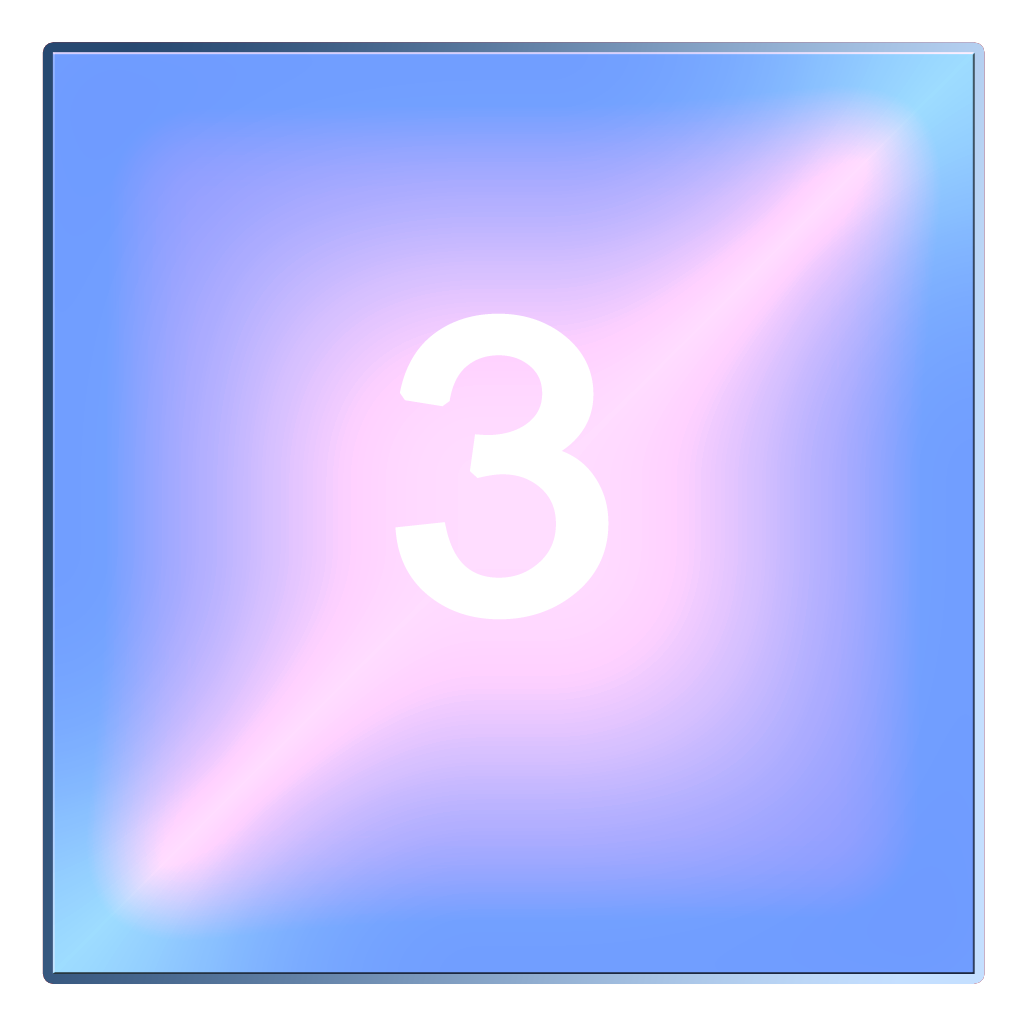
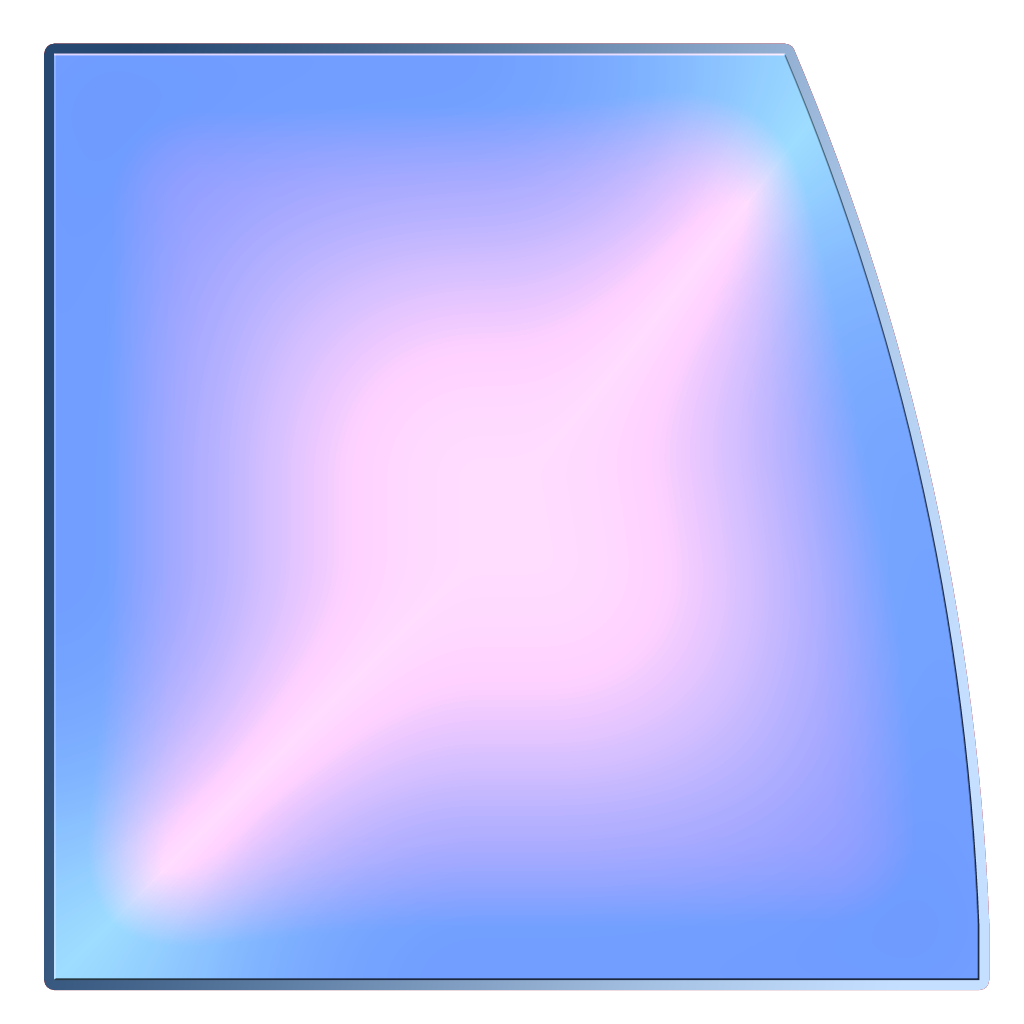
Layered file, before and after one edit (1024×1024). Changes by layer:
removed layer "3" over [395, 313, 609, 620]
removed layer "Shape 2 copy" (was overlay) over [52, 52, 975, 974]
removed layer "Shape 2" (was luminosity) over [52, 52, 975, 974]
added layer "Layer 1 copy 2" (overlay) above "Layer 1 copy" over [54, 53, 980, 981]
added layer "Layer 1 copy" (luminosity) above "Layer 1" over [54, 53, 980, 981]
added layer "Layer 1" above "Layer 0" over [54, 53, 980, 981]
hid "Layer 0" over [52, 52, 976, 976]
